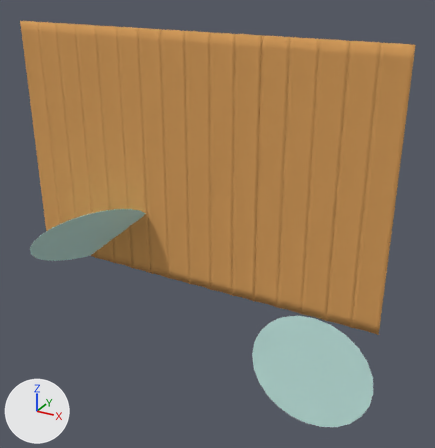
Before and after pictures for a commit that changed the glTF model static/gltf/17-2.gltf.
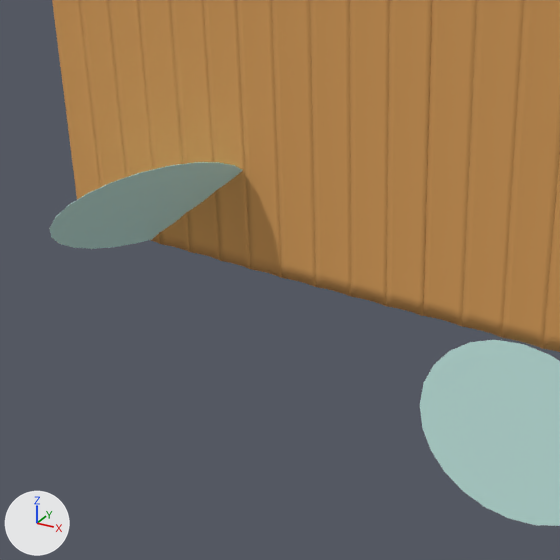
There are two pictures of each version: one whole from a 50 mm camera at (4.91, -4.09, 1.85) aimed at (2.33, 0.6, -0.5), one close up on the part from 0% to 77% of the width and 25% to 100% of the height. Lighting does not change. The marker at lower left points along +X, +Y and +Z. Both versions are drawn at frame 11 of the action 'Side2Action'; the numbers are the values there.

The first close-up shows '未命名.004', '未命名.005', '未命名.006', '未命名.007', '未命名.008', '未命名.009', '未命名.010', '未命名.011', '未命名.012', '未命名.013', '未命名.016', '未命名.017'.
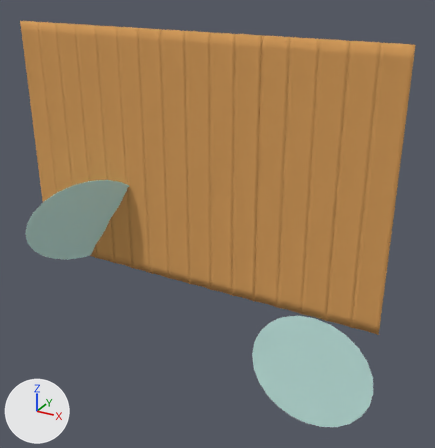
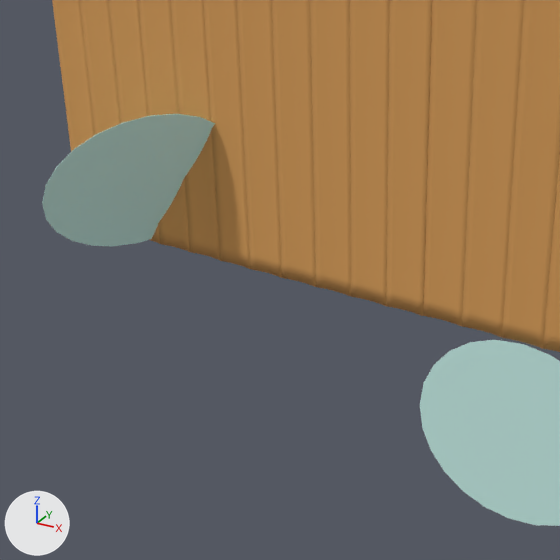
ob_side2 is not drawn itself; it is the parent of ob_未命名_017.

Location of each change, (x1, y1, x2, y2) in pixels of the close-ups (560 x 560 px):
'未命名.017', turned
    before: (49, 162, 243, 249)
    after: (42, 114, 215, 246)

The change, as a list of edits to the scene's bpy script:
```text
Change ob_side2:
    ob_side2.rotation_euler: (-0.785, 0.0, 0.0) -> (-1.071, 0.0, 0.0)  # degrees (-45, 0, 0) -> degrees (-61, 0, 0)
```
